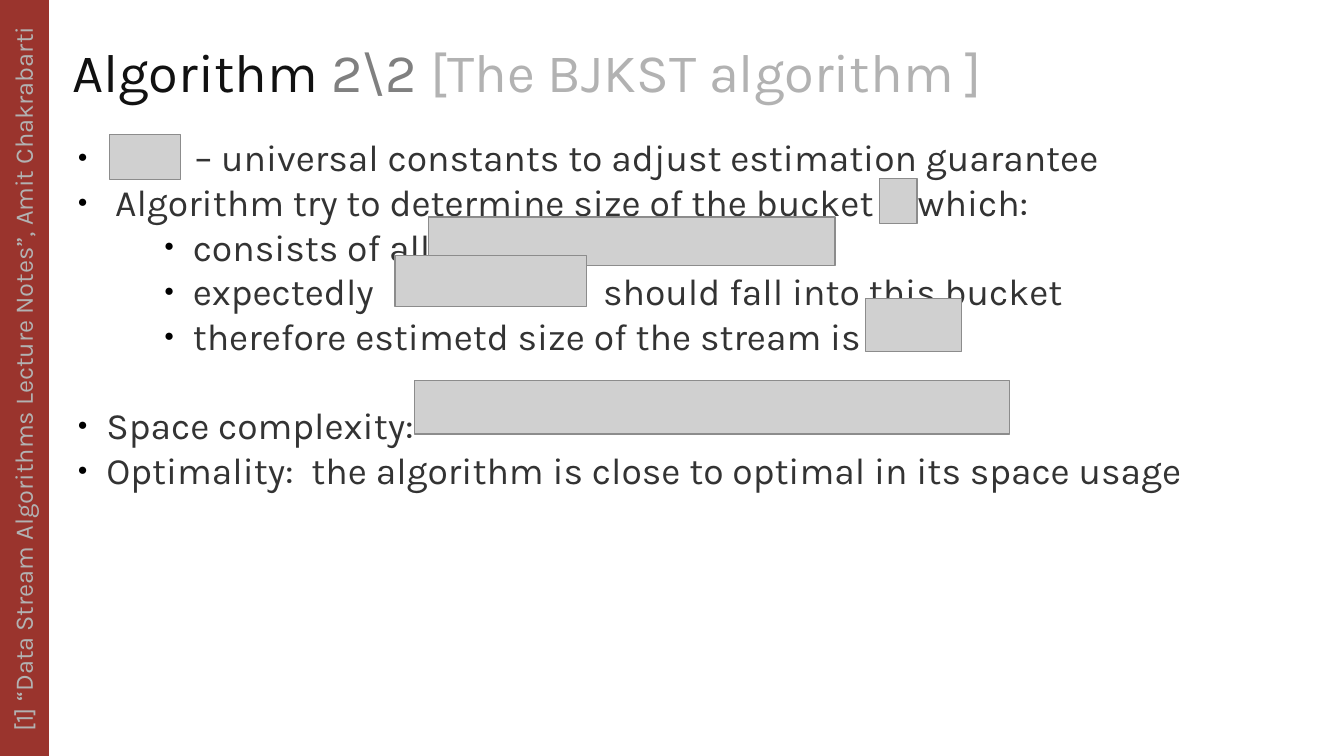
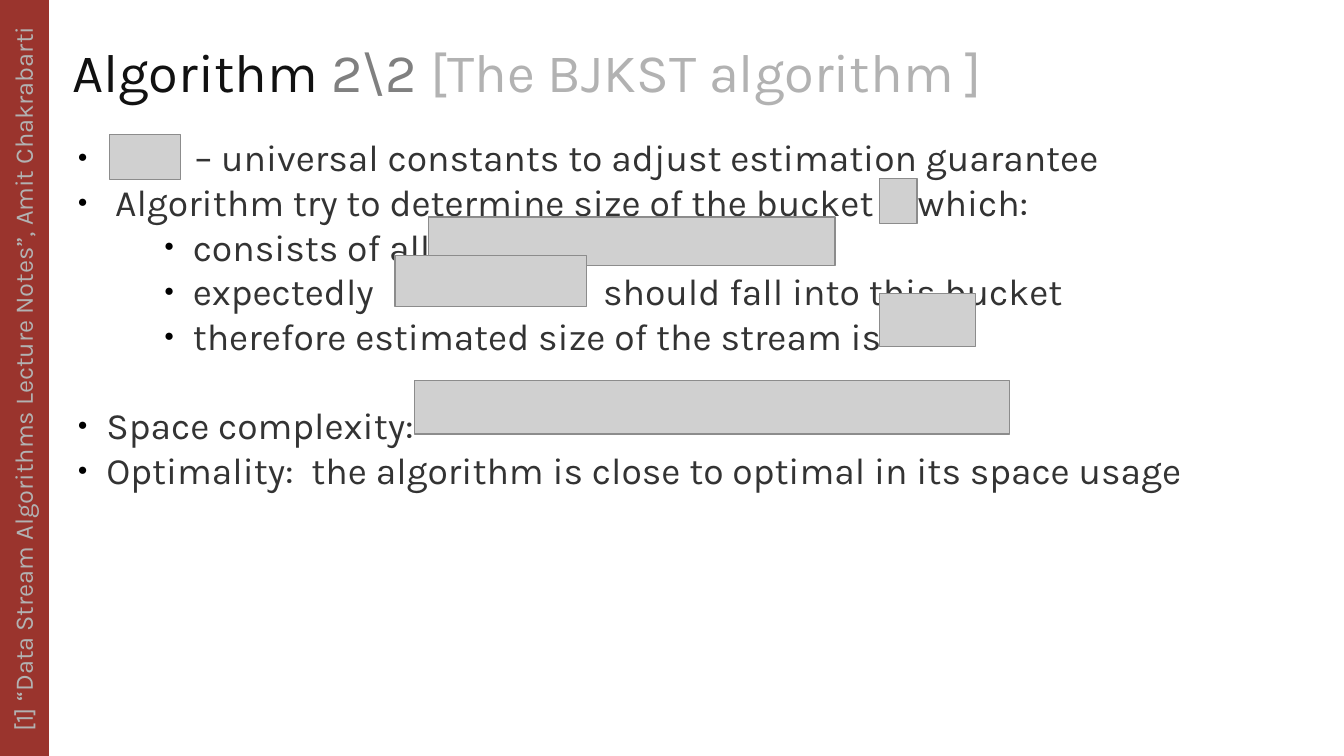
Before and after one commit to kermitsmind/BJKST_algorithm, a slide deck: slide 6 of BJKST_presentation.odp. Drawn at 1344x756 pixels with LibreOffice and Linux fonts; fonts in the diff are those of the drawing; grey boxes stand for pictures. Boxes give left, top, right and bottom in pixels: in the first picture for what was removed or moved away, otherwise in the second. Text is boxed around its words. In the diff, an @@ line names an element or a change of style, - is before the commit and + after.

Commit message:
final presentation

```diff
--- a/BJKST_presentation.odp
+++ b/BJKST_presentation.odp
@@ picture: place and size @@
-picture at (866,299,962,351)
+picture at (881,294,977,346)
@@ text at (193,316,882,351): text changed @@
-      ● therefore estimetd size of the stream is
+      ● therefore estimated size of the stream is
```
Also in this commit, not shown: 1 other slide changed, 3 slides added, 5 other files.
